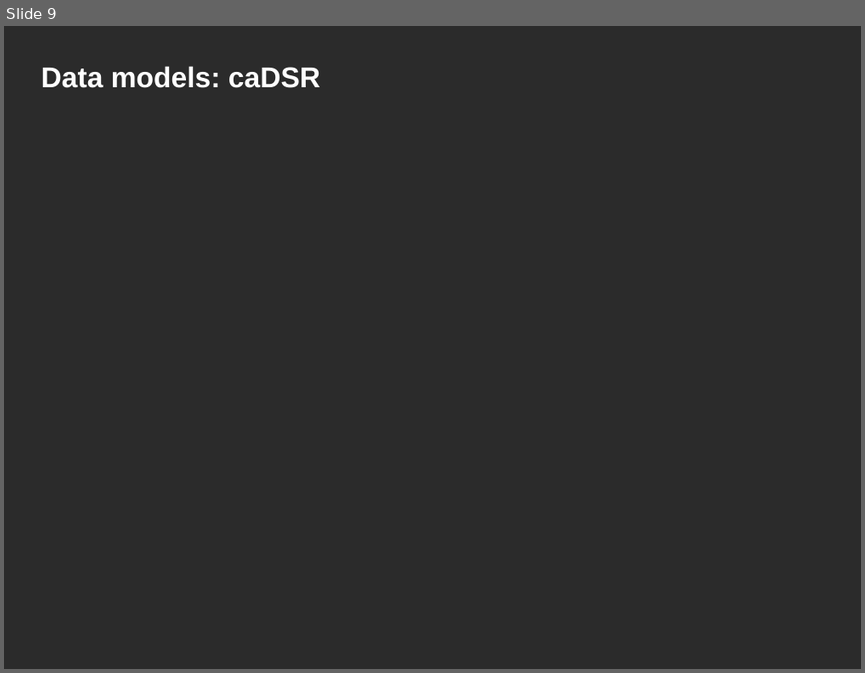
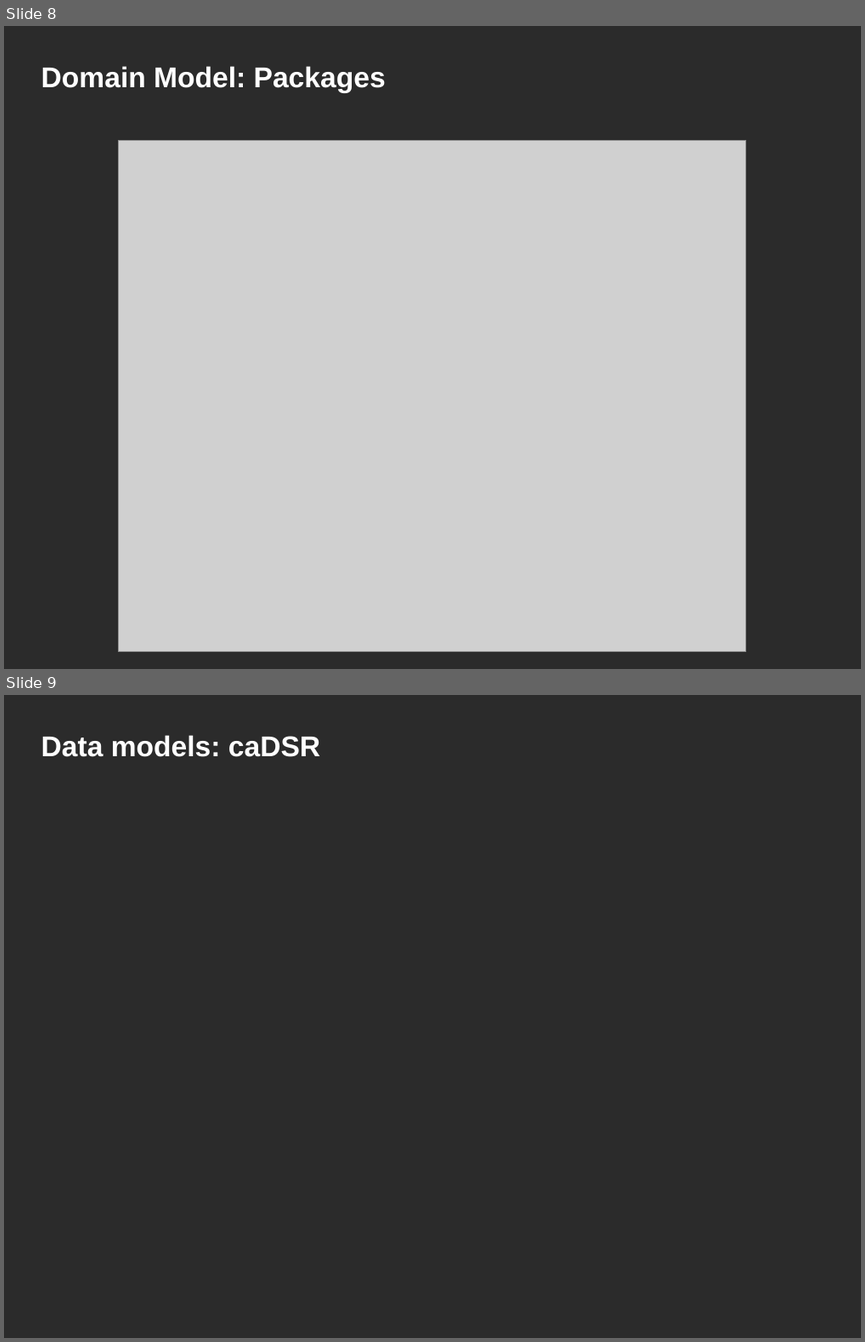
Before and after one commit to NCIP/caarray-docs, a slide deck: implementation/caarray_silver_compatibility_review/01. caarray_silver_compat_kickoff_Feb_2008.ppt. Shown one above the other, each under a label of ours: slide 9 before the commit, slides 8 and 9 after it. The pictures are 865x673 and 865x1342 pixels, drawn with LibreOffice and Linux fonts; fonts in the diff are those of the drawing; grey boxes stand for pictures; background and template pictures are left out; a plain dark background stands for a picture behind light text. Boxes give left, top, right and bottom in pixels: in the first picture for what was removed or moved away, otherwise in the second. Text is boxed around its words. In the diff, an @@ line names an element or a change of style, - is before the commit and + after.

```diff
--- a/implementation/caarray_silver_compatibility_review/01. caarray_silver_compat_kickoff_Feb_2008.ppt
+++ b/implementation/caarray_silver_compatibility_review/01. caarray_silver_compat_kickoff_Feb_2008.ppt
@@ slide 8 added at (x1=4, y1=26, x2=861, y2=669), background picture (left out) @@
@@ title added at (x1=41, y1=66, x2=386, y2=93), 24 pt, text #FFFFFF, bold @@
+Domain Model: Packages
@@ picture added at (x1=118, y1=140, x2=746, y2=651) @@
```
Also in this commit, not shown: 6 slides changed, 1 other slide added, 2 slides removed.
